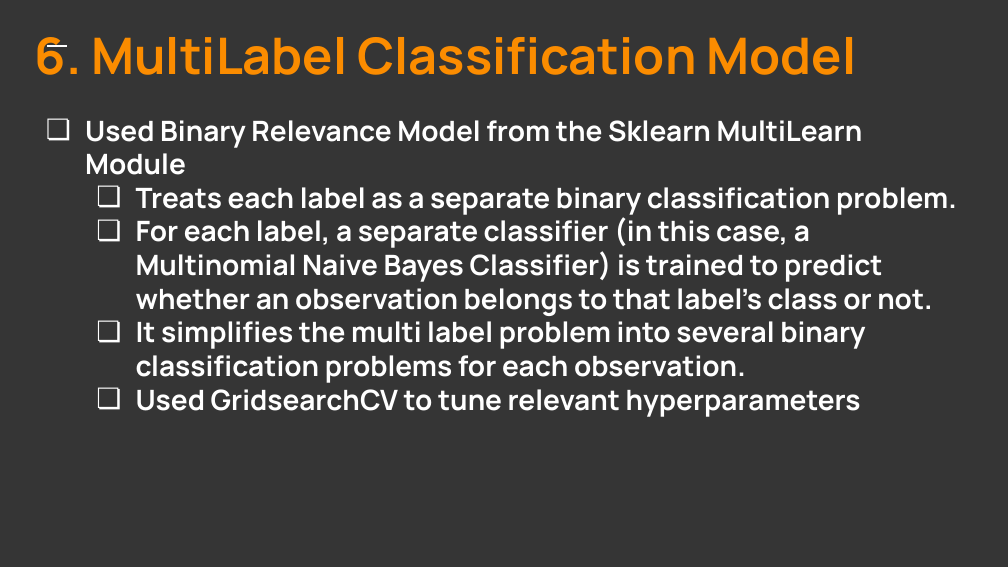
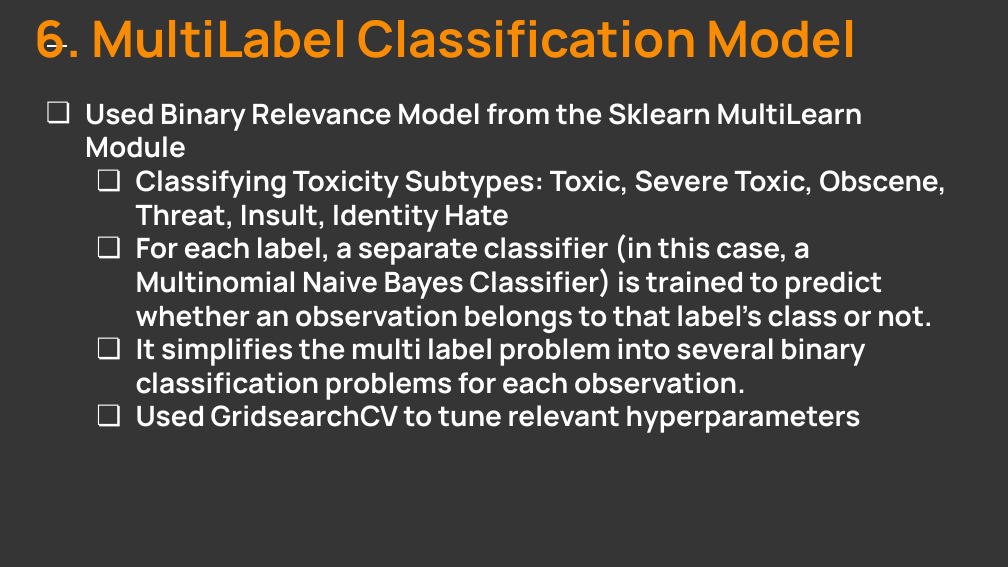
Before and after one commit to har1113/techx_online_toxicity_classification, a slide deck: slide 15 of Taming The Trolls.pptx (slide 16 before the commit). Drawn at 1008x567 pixels with LibreOffice and Linux fonts; fonts in the diff are those of the drawing. Boxes give left, top, right and bottom in pixels: in the first picture for what was removed or moved away, otherwise in the second. Text is boxed around its words. In the diff, an @@ line names an element or a change of style, - is before the commit and + after.

```diff
--- a/Taming The Trolls.pptx
+++ b/Taming The Trolls.pptx
@@ title at (136, 170, 947, 232): text changed @@
-  ❏ Treats each label as a separate binary classification problem.
+  ❏ Classifying Toxicity Subtypes: Toxic, Severe Toxic, Obscene, Threat, Insult, Identity Hate
```
Also in this commit, not shown: 5 other slides changed, 1 slide added, 2 slides removed.
